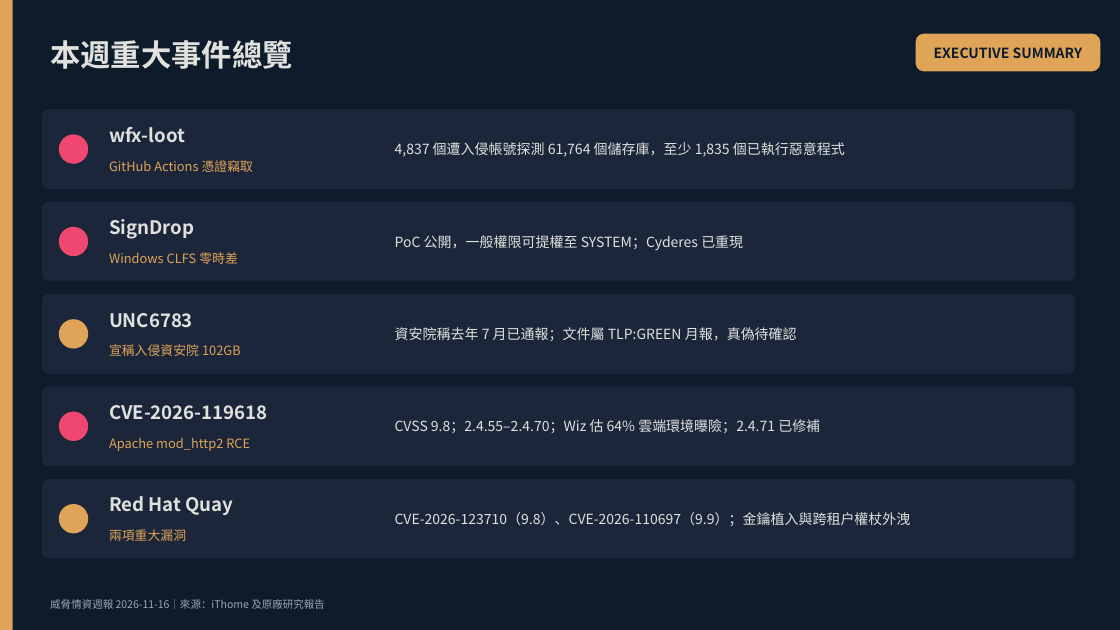
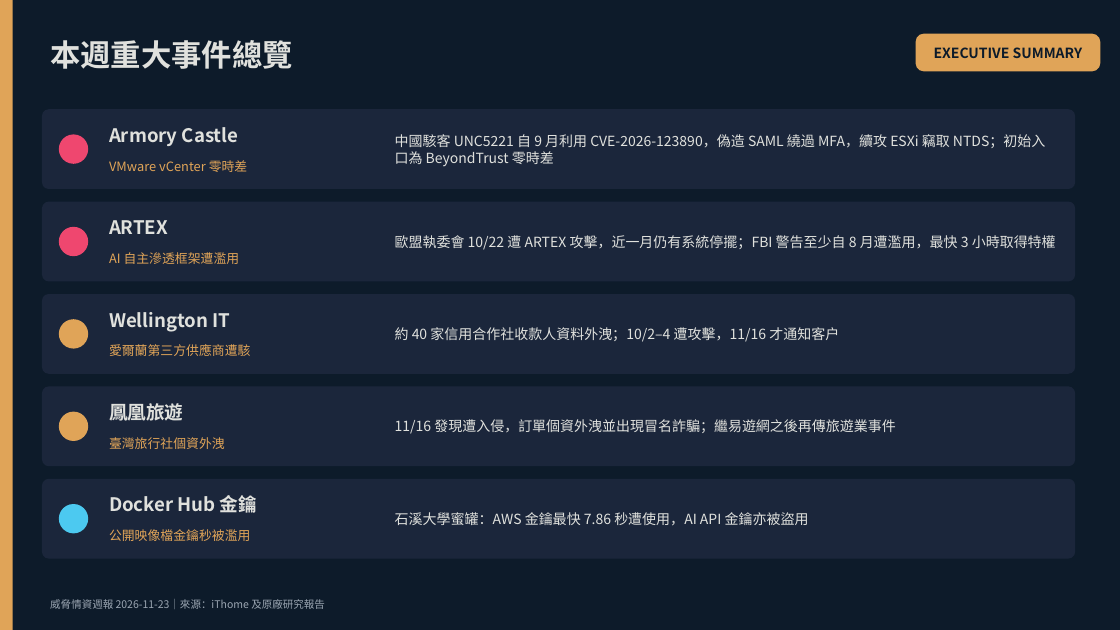
Before and after one commit to fei3363/cdp-tool, a slide deck: slide 2 of threat_intel_report_202611.pptx. Drawn at 1120x630 pixels with LibreOffice and Linux fonts; fonts in the diff are those of the drawing. Boxes give left, top, right and bottom in pixels: in the first picture for what was removed or moved away, otherwise in the second. Text is boxed around its words. In the diff, an @@ line names an element or a change of style, - is before the commit and + after.

```diff
--- a/threat_intel_report_202611.pptx
+++ b/threat_intel_report_202611.pptx
@@ text at bbox=[109, 127, 239, 146]: text changed @@
-wfx-loot
+Armory Castle
@@ text at bbox=[395, 134, 1045, 166]: text changed @@
-4,837 個遭入侵帳號探測 61,764 個儲存庫，至少 1,835 個已執行惡意程式
+中國駭客 UNC5221 自 9 月利用 CVE-2026-123890，偽造 SAML 繞過 MFA，續攻 ESXi 竊取 NTDS；初始入口為 BeyondTrust 零時差
@@ text at bbox=[109, 160, 248, 172]: text changed @@
-GitHub Actions 憑證竊取
+VMware vCenter 零時差
@@ text at bbox=[109, 220, 168, 234]: text changed @@
-SignDrop
+ARTEX
@@ text at bbox=[395, 235, 1056, 250]: text changed @@
-PoC 公開，一般權限可提權至 SYSTEM；Cyderes 已重現
+歐盟執委會 10/22 遭 ARTEX 攻擊，近一月仍有系統停擺；FBI 警告至少自 8 月遭濫用，最快 3 小時取得特權
@@ text at bbox=[109, 252, 240, 264]: text changed @@
-Windows CLFS 零時差
+AI 自主滲透框架遭濫用
@@ text at bbox=[109, 312, 231, 332]: text changed @@
-UNC6783
+Wellington IT
@@ text at bbox=[395, 327, 839, 342]: text changed @@
-資安院稱去年 7 月已通報；文件屬 TLP:GREEN 月報，真偽待確認
+約 40 家信用合作社收款人資料外洩；10/2–4 遭攻擊，11/16 才通知客戶
@@ text at bbox=[109, 344, 250, 356]: text changed @@
-宣稱入侵資安院 102GB
+愛爾蘭第三方供應商遭駭
@@ ellipse at bbox=[59, 412, 88, 441]: fill #EF476F to #E0A458 @@
@@ text at bbox=[109, 403, 183, 421]: text changed @@
-CVE-2026-119618
+鳳凰旅遊
@@ text at bbox=[395, 419, 895, 434]: text changed @@
-CVSS 9.8；2.4.55–2.4.70；Wiz 估 64% 雲端環境曝險；2.4.71 已修補
+11/16 發現遭入侵，訂單個資外洩並出現冒名詐騙；繼易遊網之後再傳旅遊業事件
@@ text at bbox=[109, 437, 225, 449]: text changed @@
-Apache mod_http2 RCE
+臺灣旅行社個資外洩
@@ ellipse at bbox=[59, 504, 88, 534]: fill #E0A458 to #4CC9F0 @@
@@ text at bbox=[109, 495, 257, 513]: text changed @@
-Red Hat Quay
+Docker Hub 金鑰
@@ text at bbox=[109, 529, 250, 541]: text changed @@
-兩項重大漏洞
+公開映像檔金鑰秒被濫用
@@ text at bbox=[395, 512, 809, 526]: text changed @@
-CVE-2026-123710（9.8）、CVE-2026-110697（9.9）；金鑰植入與跨租戶權杖外洩
+石溪大學蜜罐：AWS 金鑰最快 7.86 秒遭使用，AI API 金鑰亦被盜用
@@ text at bbox=[50, 599, 325, 609]: text changed @@
-威脅情資週報 2026-11-16｜來源：iThome 及原廠研究報告
+威脅情資週報 2026-11-23｜來源：iThome 及原廠研究報告
```
Also in this commit, not shown: 12 other slides changed, 1 other file.
